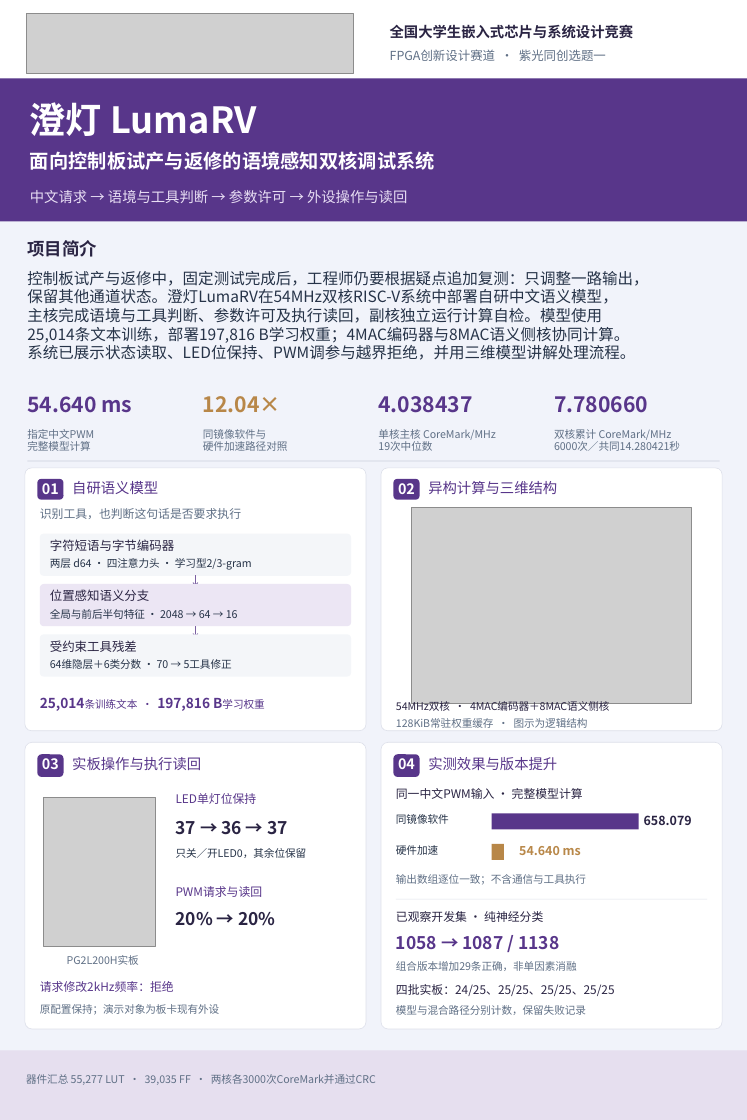
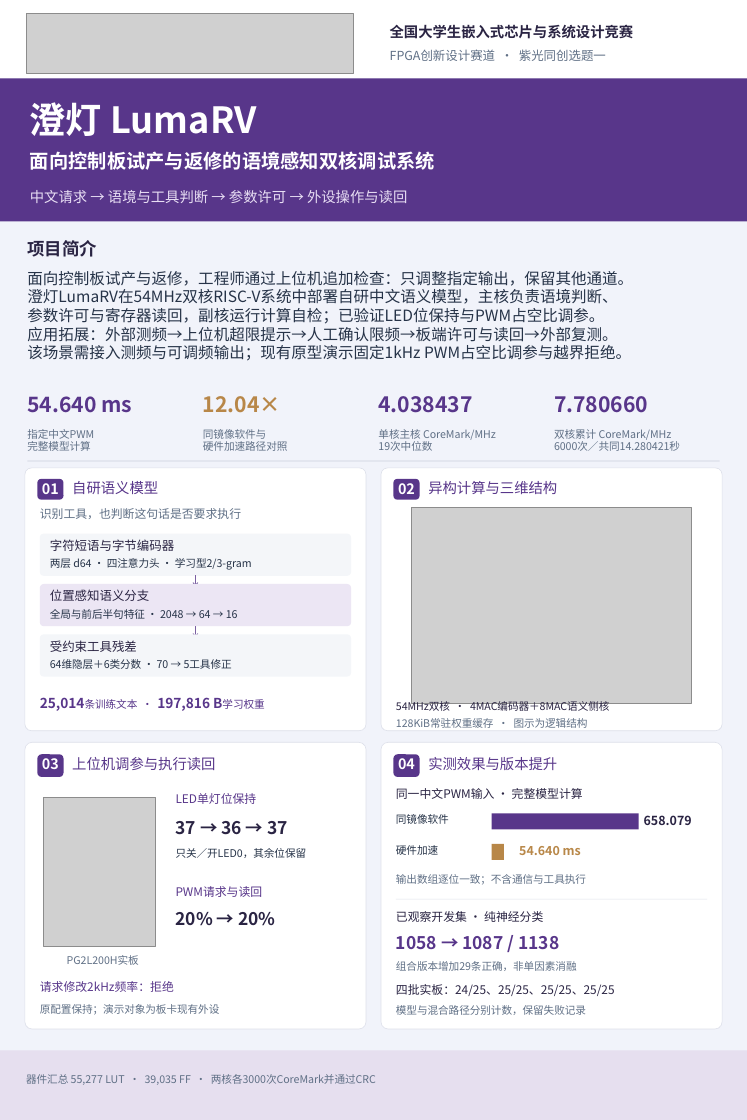
Before and after one commit to luffy1688/FPGA-RISC-CPU, a slide deck: slide 1 of docs/LumaRV_作品展示海报.pptx. Drawn at 747x1120 pixels with LibreOffice and Linux fonts; fonts in the diff are those of the drawing; grey boxes stand for pictures. Boxes give left, top, right and bottom in pixels: in the first picture for what was removed or moved away, otherwise in the second. Text is boxed around its words. In the diff, an @@ line names an element or a change of style, - is before the commit and + after.

Commit message:
Describe frequency-limit application extension in report and poster

```diff
--- a/docs/LumaRV_作品展示海报.pptx
+++ b/docs/LumaRV_作品展示海报.pptx
@@ text at <box>27,271,633,361</box>: text changed @@
-控制板试产与返修中，固定测试完成后，工程师仍要根据疑点追加复测：只调整一路输出，
-保留其他通道状态。澄灯LumaRV在54MHz双核RISC-V系统中部署自研中文语义模型，
-主核完成语境与工具判断、参数许可及执行读回，副核独立运行计算自检。模型使用
-25,014条文本训练，部署197,816 B学习权重；4MAC编码器与8MAC语义侧核协同计算。
-系统已展示状态读取、LED位保持、PWM调参与越界拒绝，并用三维模型讲解处理流程。
+面向控制板试产与返修，工程师通过上位机追加检查：只调整指定输出，保留其他通道。
+澄灯LumaRV在54MHz双核RISC-V系统中部署自研中文语义模型，主核负责语境判断、
+参数许可与寄存器读回，副核运行计算自检；已验证LED位保持与PWM占空比调参。
+应用拓展：外部测频→上位机超限提示→人工确认限频→板端许可与读回→外部复测。
+该场景需接入测频与可调频输出；现有原型演示固定1kHz PWM占空比调参与越界拒绝。
@@ text at <box>72,757,215,770</box>: text changed @@
-实板操作与执行读回
+上位机调参与执行读回
```
Also in this commit, not shown: 5 other files.
